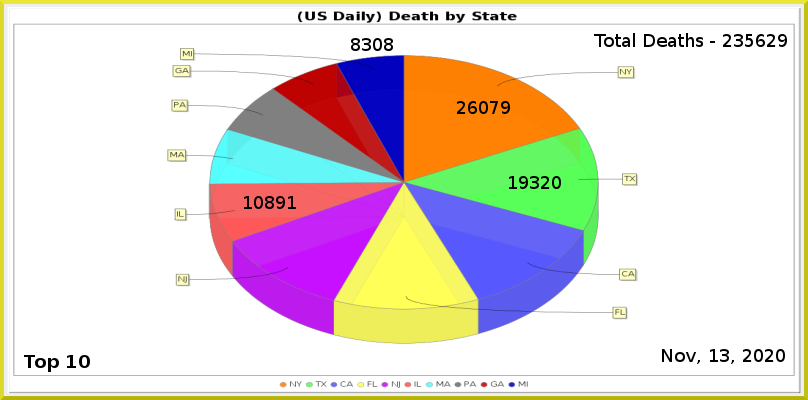
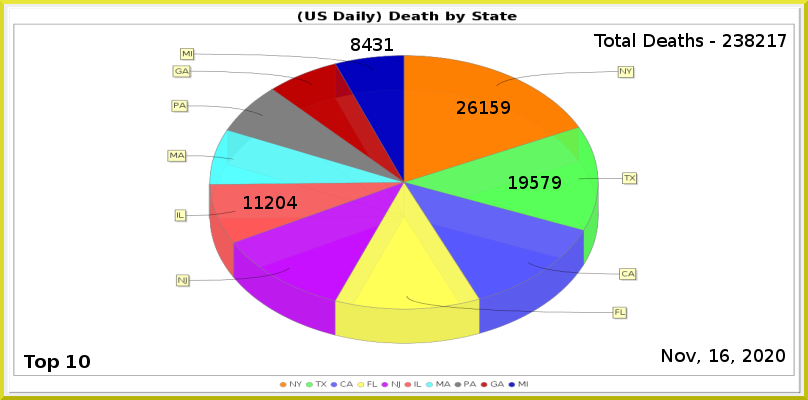
The second w=808, h=400 image is a revision of the first. Changes to its layers:
painted on "Least" over [362, 38, 393, 51]
painted on "6" over [254, 196, 297, 209]
painted on "2" over [530, 176, 561, 189]
painted on "1" over [479, 101, 498, 114]
renamed "Total Deaths - 235629" to "Total Deaths - 238217", painted on it over [745, 34, 787, 47]
painted on "Current Date" over [720, 349, 729, 362]
painted on "Death_by_State.png" over [167, 48, 639, 344]
